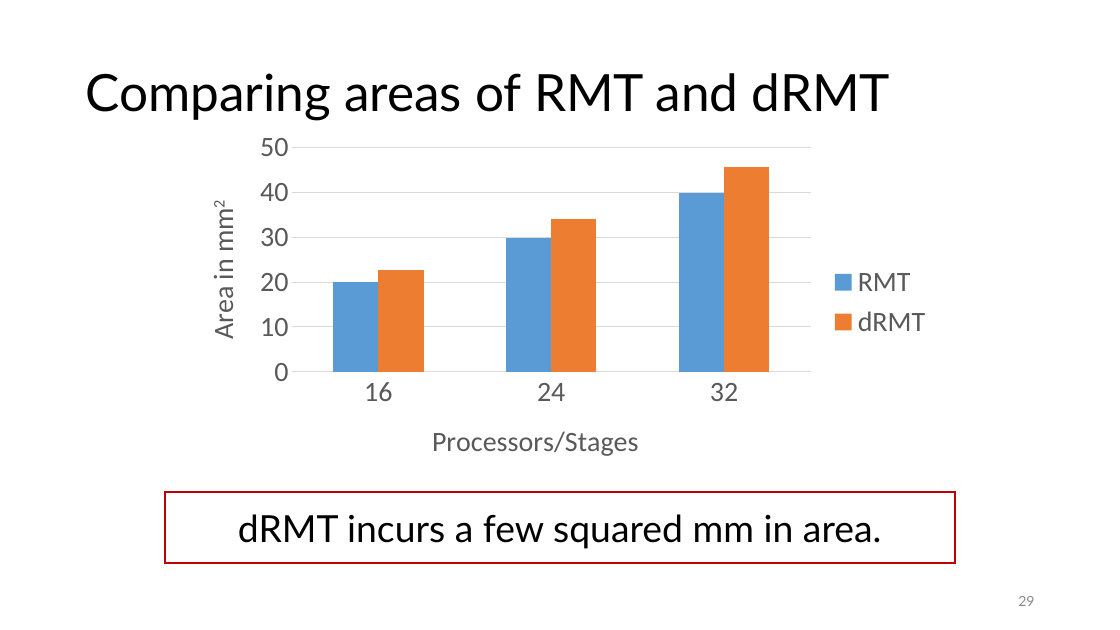
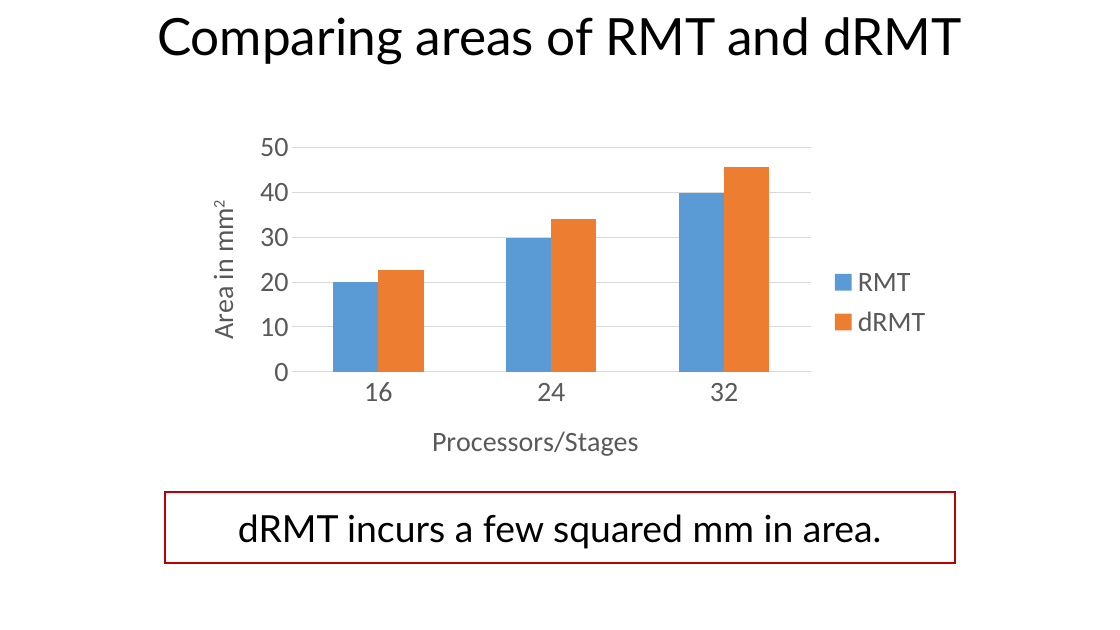
Before and after one commit to anirudhSK/drmt_talk, a slide deck: slide 27 of drmt_sigcomm.pptx (slide 29 before the commit). Drawn at 1120x630 pixels with LibreOffice and Linux fonts; fonts in the diff are those of the drawing. Boxes give left, top, right and bottom in pixels: in the first picture for what was removed or moved away, otherwise in the second. Text is boxed around its words. In the diff, an @@ line names an element or a change of style, - is before the commit and + after.

```diff
--- a/drmt_sigcomm.pptx
+++ b/drmt_sigcomm.pptx
@@ title "Comparing areas of RMT and ...": place and size @@
-title "Comparing areas of RMT and ..." at (85,73,890,120)
+title "Comparing areas of RMT and ..." at (157,17,961,65)
@@ title "Comparing areas of RMT and ..." at (157,17,961,65): alignment left to centre @@
@@ page number removed at (1018,596,1034,606) @@
-29
```
Also in this commit, not shown: 34 other slides changed, 1 slide added, 2 slides removed.
